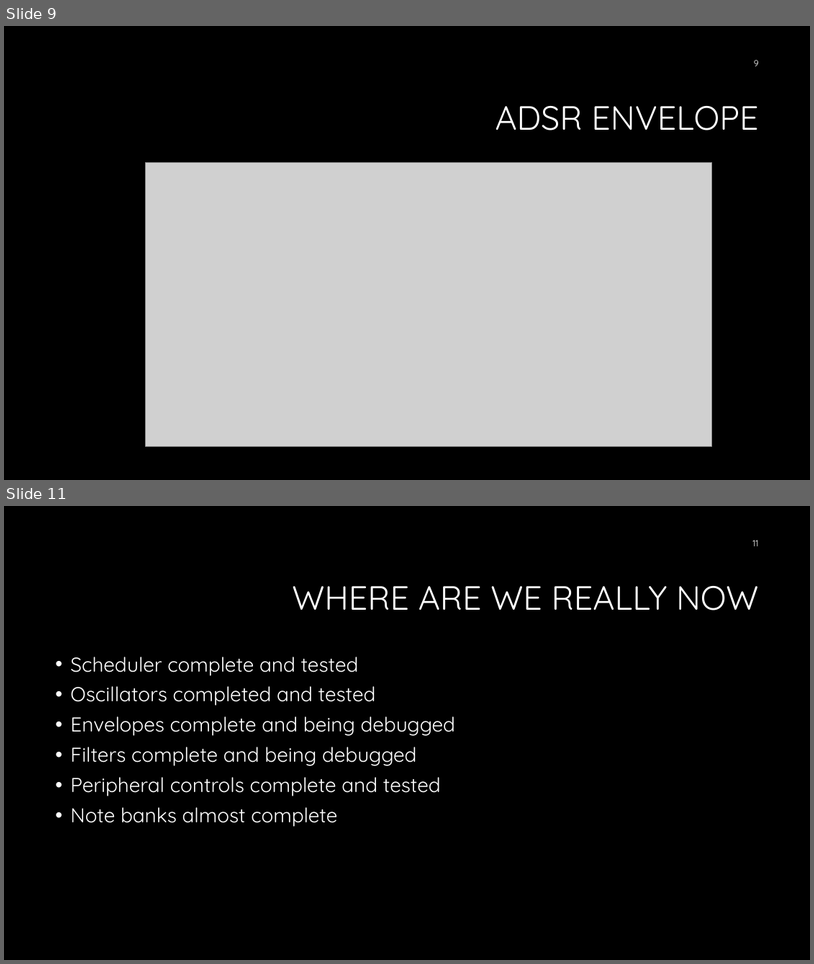
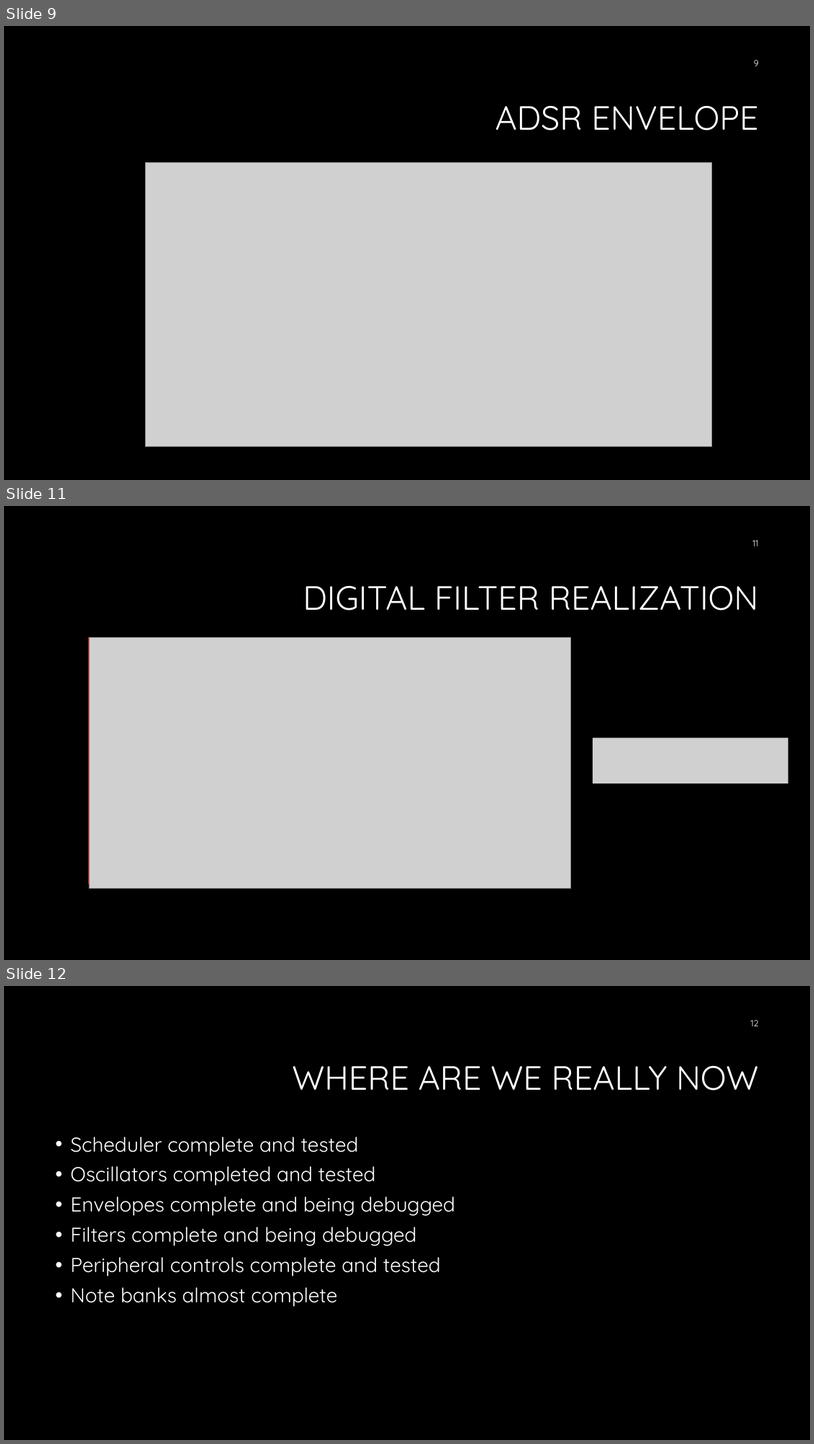
Before and after one commit to Lit0r/break-the-xilence, a slide deck: final_pres.pptx. Shown one above the other, each under a label of ours: slides 9 and 11 before the commit, slides 9, 11 and 12 after it; the slides between them are not shown. The pictures are 814x964 and 814x1444 pixels, drawn with LibreOffice and Linux fonts; fonts in the diff are those of the drawing; grey boxes stand for pictures; background and template pictures are left out. Boxes give left, top, right and bottom in pixels: in the first picture for what was removed or moved away, otherwise in the second. Text is boxed around its words. In the diff, an @@ line names an element or a change of style, - is before the commit and + after.

```diff
--- a/final_pres.pptx
+++ b/final_pres.pptx
@@ slide 11 added at box(4, 506, 810, 960), background #000000 @@
@@ page number added at box(753, 540, 759, 546), 10.5 pt, text #FFFFFF @@
+11
@@ title added at box(303, 586, 759, 610), 40 pt, text #FFFFFF @@
+DIGITAL FILTER REALIZATION
@@ rectangle added at box(89, 637, 571, 884), fill #DF2E28, outline #A5221E 1 pt @@
@@ picture added at box(89, 637, 571, 888) @@
@@ picture added at box(593, 738, 790, 784) @@
@@ what was slide 11 is now slide 12 @@
@@ page number at box(751, 1020, 759, 1026): text changed @@
-11
+12
```
Also in this commit, not shown: 1 other slide added, 1 slide removed.
